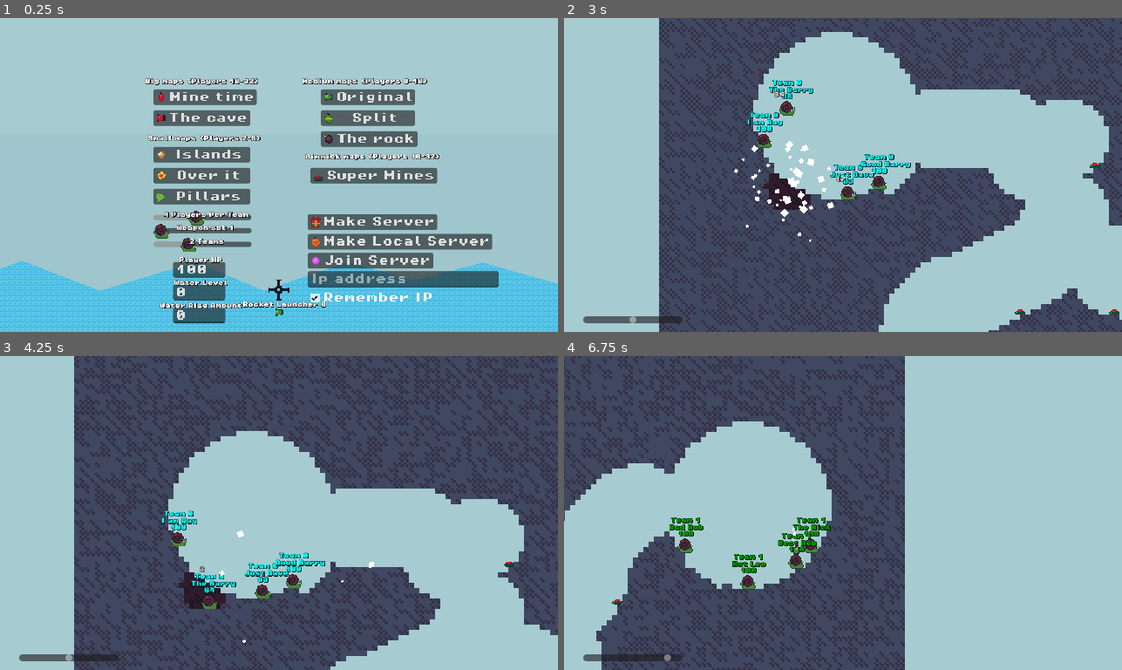
Above: before the commit, frames 1-4 (two rows, left to right).
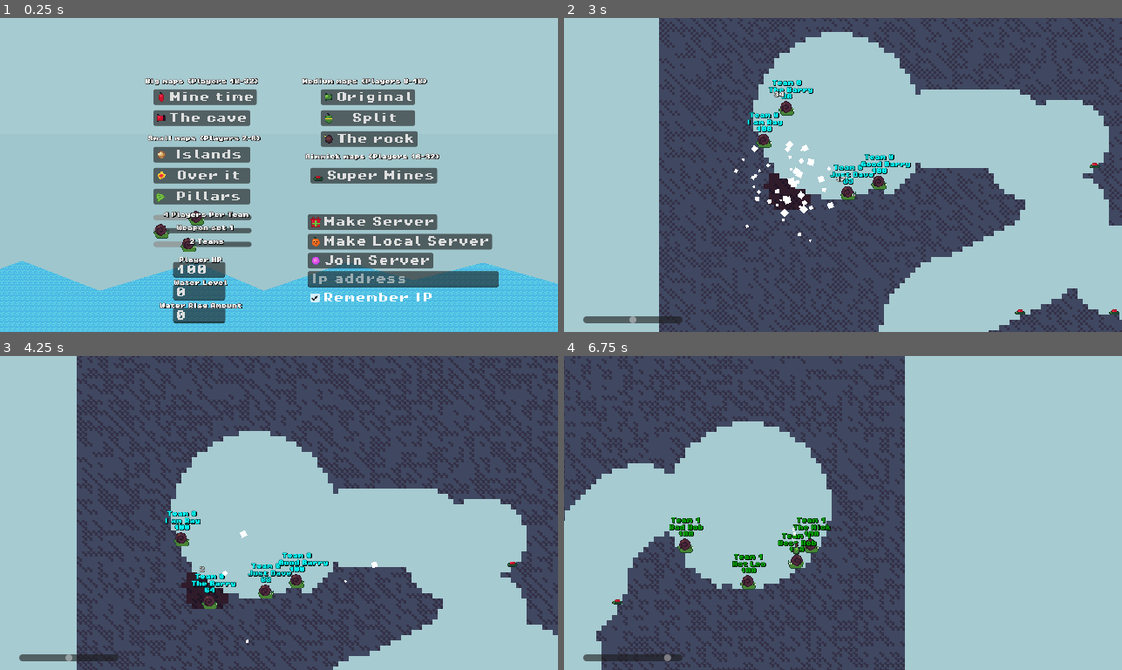
Above: after the commit, the same moments.

Repository: codingbanana21/Snail-Wars
Game: Godot game, scene res://scenes/main_menu.tscn
Same seed, same stepped clock (60 frames per second), same inputs: the game is played once before the commit and once after it.
Inputs (mouse positions are in pixels of both pictures, inside the frame that each line leads up to):
- Up to frame 1 (0.25 s): no input
- Up to frame 2 (3 s): click (965, 278) at 0.52 s; type "12" at 0.6 s; click "Mine time" at 1.25 s; tap Enter (skip) at 2 s; move the mouse to (965, 159) at 2.02 s; press the mouse at (965, 159) at 2.03 s; hold D (right) from 2.03 s (still down); tap W (jump) at 2.27 s; tap Mouse wheel down (last_weapon) at 2.3, 2.85 s; move the mouse to (731, 190) at 2.77 s; release the mouse at (731, 190) at 2.78 s
- Up to frame 3 (4.25 s): tap W (jump) at 3.02 s; click (167, 528) at 3.05 s; move the mouse to (334, 443) at 3.52 s; release D (right) at 3.53 s; press the mouse at (334, 443) at 3.53 s; hold A (left) from 3.53 s (still down); tap Mouse wheel down (last_weapon) at 3.8 s
- Up to frame 4 (6.75 s): move the mouse to (815, 575) at 4.27 s; release A (left) at 4.28 s; release the mouse at (815, 575) at 4.28 s; hold D (right) 4.28-5.78 s; tap Mouse wheel down (last_weapon) at 4.35, 5.3 s; tap W (jump) at 4.52, 5.27, 6.02 s; click (815, 575) at 4.55 s; move the mouse to (1010, 560) at 5.02 s; right-click (1010, 560) at 5.1 s; move the mouse to (798, 509) at 5.77 s; hold S (back_jump) 5.78-6.53 s; tap Mouse wheel up (next_weapon) at 5.85 s; click (798, 509) at 6.05 s; move the mouse to (848, 513) at 6.52 s; press the mouse at (848, 513) at 6.53 s; hold D (right) from 6.53 s (still down)

The runs differ from the first frame. In frame 1, 0.3% of the frame differs, in the area x 33-59%, y 63-95%; in frame 2, 0.1%; in frame 3, 30%, in the area x 13-100%, y 0-100%; in frame 4, less than 0.1%.

Commit message:
Comments, code clean up and bug fixs

Diff:
--- a/scenes/player.tscn
+++ b/scenes/player.tscn
@@ -87,9 +87,13 @@
 texture_progress = ExtResource("6_tuyoq")
 tint_progress = Color(1, 1, 0, 1)
 
-[node name="Arrow" type="Sprite2D" parent="." unique_id=1626282355]
+[node name="TurnArrow" type="Sprite2D" parent="." unique_id=1626282355]
 visible = false
 texture = ExtResource("5_qlg0r")
+
+[node name="NextPlayerTimer" type="Timer" parent="." unique_id=968713583]
+wait_time = 2.0
+one_shot = true
 
 [node name="Ooff" type="AudioStreamPlayer" parent="." unique_id=523737660]
 stream = ExtResource("6_fjrip")
@@ -113,8 +117,4 @@
 [node name="Bomb" type="AudioStreamPlayer" parent="." unique_id=669141404]
 stream = ExtResource("9_ur7pv")
 
-[node name="NextPlayerTimer" type="Timer" parent="." unique_id=968713583]
-wait_time = 2.0
-one_shot = true
-
 [connection signal="timeout" from="NextPlayerTimer" to="." method="_on_next_player_timer_timeout"]
--- a/scripts/Globals.gd
+++ b/scripts/Globals.gd
@@ -2,20 +2,22 @@
 
 const WEAPONS: Array[String] = ["rocket","grenade","drill","bomb","air_strike","drill_strike","tnt","bullet","teleporta","pumkin_grenade","present","cake_tnt","leaf"]
 const WEAPONS_NAMES: Array[String] = ["Rocket Launcher","Grenade","Drill Rocket","Bomb","Air Strike","Drill Strike","TNT","Gun","Teleporta","Pumkin Grenade","Present Strike","Cake TNT","Healing Leaf"]
-
 const SAVE_PATH = "user://Save.tres"
 const GAME_VERSION: float = 0.4
 
+#save data
 var save_data: SaveDataResource = SaveDataResource.new()
-
 var save_version: float
 var saved_ip_address: String
 var high_fps_mode: bool = false
 
+#teams
 var teams_turns: Array[int]
 var team_turn: int = -1
 var players_in_team: int
 var number_of_teams: int
+
+#settings
 var player_hp: int
 var water_level: int
 var water_rise: int
--- a/scripts/Mouse.gd
+++ b/scripts/Mouse.gd
@@ -8,9 +8,13 @@
 var moving: bool = false
 var can_move: bool = false
 var shake_amount: float = 0.0
-var weapon_left: int
+var weapon_amount: int
 var weapon: int
 var ecs_mode: int = 0
+
+
+func _ready() -> void:
+	hide()
 
 
 func _process(_delta: float) -> void:
@@ -21,8 +25,8 @@
 	else:
 		weapon_image.texture = load("res://assets/images/rocket.png")
 
-	if weapon_left >= 0:
-		weapon_label.text = Globals.WEAPONS_NAMES[weapon]+" "+str(weapon_left)
+	if weapon_amount >= 0:
+		weapon_label.text = Globals.WEAPONS_NAMES[weapon]+" "+str(weapon_amount)
 	else:
 		weapon_label.text = Globals.WEAPONS_NAMES[weapon]
 
@@ -43,14 +47,14 @@
 
 func _input(event: InputEvent) -> void:
 	if !Input.is_action_pressed("attack") and event is InputEventMouseMotion and can_move:
+		moving = true
 		global_position += event.relative
-		moving = true
 	else:
+		moving = false
 		if Input.is_action_just_pressed("mouse_lock"):
 			ecs_mode = 0
 			Input.set_mouse_mode(Input.MOUSE_MODE_CAPTURED)
 			show()
-		moving = false
 
 
 @rpc("any_peer","reliable","call_local")
--- a/scripts/menu.gd
+++ b/scripts/menu.gd
@@ -6,6 +6,7 @@
 @onready var ip: LineEdit = %IP
 @onready var ip_check_box: CheckBox = %IPCheckBox
 
+#map settings
 @onready var per_team_h_slider: HSlider = %PerTeamHSlider
 @onready var per_team_label: Label = %PerTeamLabel
 @onready var weapons_h_slider: HSlider = %WeaponsHSlider
@@ -65,6 +66,7 @@
 		Globals.water_level = inputs["water_level"]
 		Globals.water_rise = inputs["water_rise"]
 
+	#team weapon sets
 	if teams_weapons == 1:
 		Globals.teams_weapons = [[-1,-1,2,3,1,1,1,3,2,1,1,1,1]]
 	elif teams_weapons == 2:
@@ -76,7 +78,6 @@
 
 	for i in range(Globals.number_of_teams -1):
 		Globals.teams_weapons.append([])
-
 		for k in range(len(Globals.teams_weapons[0])):
 			Globals.teams_weapons[i+1].append(Globals.teams_weapons[0][k])
 
@@ -91,12 +92,42 @@
 		add_child(map_file)
 
 
-func _on_local_server_pressed() -> void:
-	make_server(IP.get_local_addresses()[1])
-
-
-func _on_online_server_pressed() -> void:
-	make_server(upnp_setup(SERVER_PORT))
+func _on_client_pressed() -> void:
+	var ip_address = ip.text.strip_edges()
+
+	if ip_check_box.button_pressed:
+		Globals.saved_ip_address = ip_address
+
+	Globals.save_game()
+
+	if ip_address == "":
+		ip_address = "localhost"
+
+	if !ip_address.is_valid_ip_address() and !ip_address == "localhost":
+		push_error("IP address is invalid ", ip_address)
+		return
+
+	var new_peer = ENetMultiplayerPeer.new()
+	var cerr = new_peer.create_client(ip_address, SERVER_PORT)
+
+	if cerr != OK:
+		push_error("create_client failed: ", cerr)
+		return
+
+	if !multiplayer.connected_to_server.is_connected(_on_connected):
+		multiplayer.connected_to_server.connect(_on_connected)
+		multiplayer.connection_failed.connect(_on_connection_failed)
+
+	peer = new_peer
+	multiplayer.multiplayer_peer = new_peer
+	print("trying to connect to ", ip_address)
+
+	await get_tree().create_timer(CONNECT_TIMEOUT).timeout
+	if new_peer.get_connection_status() == MultiplayerPeer.CONNECTION_CONNECTING:
+		push_error("Connection timed out after %d seconds" % CONNECT_TIMEOUT)
+		new_peer.close()
+		if multiplayer.multiplayer_peer == new_peer:
+			multiplayer.multiplayer_peer = null
 
 
 func make_server(ip_address):
@@ -154,44 +185,6 @@
 	return addr
 
 
-func _on_client_pressed() -> void:
-	var ip_address = ip.text.strip_edges()
-
-	if ip_check_box.button_pressed:
-		Globals.saved_ip_address = ip_address
-
-	Globals.save_game()
-
-	if ip_address == "":
-		ip_address = "localhost"
-
-	if !ip_address.is_valid_ip_address() and !ip_address == "localhost":
-		push_error("IP address is invalid ", ip_address)
-		return
-
-	var new_peer = ENetMultiplayerPeer.new()
-	var cerr = new_peer.create_client(ip_address, SERVER_PORT)
-
-	if cerr != OK:
-		push_error("create_client failed: ", cerr)
-		return
-
-	if !multiplayer.connected_to_server.is_connected(_on_connected):
-		multiplayer.connected_to_server.connect(_on_connected)
-		multiplayer.connection_failed.connect(_on_connection_failed)
-
-	peer = new_peer
-	multiplayer.multiplayer_peer = new_peer
-	print("trying to connect to ", ip_address)
-
-	await get_tree().create_timer(CONNECT_TIMEOUT).timeout
-	if new_peer.get_connection_status() == MultiplayerPeer.CONNECTION_CONNECTING:
-		push_error("Connection timed out after %d seconds" % CONNECT_TIMEOUT)
-		new_peer.close()
-		if multiplayer.multiplayer_peer == new_peer:
-			multiplayer.multiplayer_peer = null
-
-
 func _on_connected() -> void:
 	print("connected")
 
@@ -205,5 +198,13 @@
 		upnp.delete_port_mapping(SERVER_PORT, "UDP")
 
 
+func _on_local_server_pressed() -> void:
+	make_server(IP.get_local_addresses()[1])
+
+
+func _on_online_server_pressed() -> void:
+	make_server(upnp_setup(SERVER_PORT))
+
+
 func _on_map_button_make_map(map: Variant) -> void:
 	make_map({"multiplayer":false,"map":map})
--- a/scripts/player.gd
+++ b/scripts/player.gd
@@ -7,13 +7,15 @@
 @onready var team_label: Label = $TeamLabel
 @onready var hp_label: Label = $HpLabel
 @onready var shot_bar: TextureProgressBar = $ShotBar
-@onready var arrow: Sprite2D = $Arrow
+@onready var turn_arrow: Sprite2D = $TurnArrow
+@onready var next_player_timer: Timer = $NextPlayerTimer
+
+#sound effects
 @onready var ooff: AudioStreamPlayer = $Ooff
 @onready var ooff_2: AudioStreamPlayer = $Ooff2
 @onready var looser: AudioStreamPlayer = $Looser
 @onready var impressive: AudioStreamPlayer = $Impressive
 @onready var bomb: AudioStreamPlayer = $Bomb
-@onready var next_player_timer: Timer = $NextPlayerTimer
 
 @export var player_number: int = 0
 @export var team_number: int = 0
@@ -43,7 +45,6 @@
 
 func _ready() -> void:
 	multiplayer_spawner.spawn_function = shot_projectile
-
 	hp = Globals.player_hp
 	hp_label.text = str(hp)
 	name_label.text = NAMES2[rng.randi_range(0, NAMES2.size() - 1)] +" "+ NAMES[rng.randi_range(0, NAMES.size() - 1)]
@@ -56,11 +57,6 @@
 func _process(delta: float) -> void:
 	if !is_multiplayer_authority(): return
 
-	if velocity.x < 0:
-		snail.flip_h = true
-	elif velocity.x > 0:
-		snail.flip_h = false
-
 	# skip dead player
 	if (dead or global_position.y >= Globals.water_level) and player_turn_part != 0:
 		player_turn_part = 0
@@ -69,61 +65,61 @@
 		return
 
 	if player_turn_part == 0 or player_turn_part == 4:
-		arrow.hide()
+		turn_arrow.hide()
 		return
+
+	turn_arrow.show()
+	turn_arrow.position.y = sin(Engine.get_physics_frames() / 5.0) * 3.0 - 16.0
+
+	if (global_position > Mouse.global_position and Mouse.moving) or velocity.x < 0:
+		snail.flip_h = true
+	elif Mouse.moving or velocity.x > 0:
+		snail.flip_h = false
 
 	if Input.is_action_just_pressed("skip"):
 		player_turn_part = 4
 		next_player_timer.start(0.1)
 
-	arrow.show()
-	arrow.position.y = sin(Engine.get_physics_frames() / 5.0) * 3.0 - 16.0
-
 	if player_turn_part == 1:
-		if Input.is_action_pressed("attack"):
+		if Input.is_action_pressed("attack") and Globals.teams_weapons[team_number][weapon] != 0:
 			shot_bar.rotation = global_position.angle_to_point(Mouse.global_position)
 			shot_bar.value = projectile_speed
 			projectile_speed += 8.0 * delta
 		else:
-			if global_position > Mouse.global_position and Mouse.moving:
-				snail.flip_h = true
-			elif Mouse.moving:
-				snail.flip_h = false
-
 			if Input.is_action_just_pressed("next_weapon"):
 				weapon += 1
-
-			if Input.is_action_just_pressed("last_weapon"):
+			elif Input.is_action_just_pressed("last_weapon"):
 				weapon -= 1
 				if weapon < 0:
 					weapon = 12
 
 			weapon %= 13
-			Mouse.weapon_left = Globals.teams_weapons[team_number][weapon]
+			Mouse.weapon_amount = Globals.teams_weapons[team_number][weapon]
 			Mouse.weapon = weapon
 
 		if (Input.is_action_just_released("attack") or projectile_speed >= 10.0) and Globals.teams_weapons[team_number][weapon] != 0:
-			Input.action_release("attack")
 			multiplayer_spawner.spawn({
 				"id": id,
 				"global_position": global_position,
 				"projectile": "res://projectiles/" + Globals.WEAPONS[weapon] + ".tscn"
 			})
 
+			Input.action_release("attack")
 			Globals.teams_weapons[team_number][weapon] -= 1
+			projectile_speed = 0.0
 			player_turn_part = 2
-			projectile_speed = 0.0
 			shot_bar.value = 0
 			Mouse.hide()
 
 
+
 func _physics_process(delta: float) -> void:
 	if !is_multiplayer_authority(): return
 
-	if velocity.y < 2500.0:
+	if velocity.y <= 2500.0:
 		velocity.y += PLAYER_GRAVITY
 
-	if (player_turn_part != 0) and !Input.is_action_pressed("attack"):
+	if player_turn_part != 0 and player_turn_part != 4 and !Input.is_action_pressed("attack"):
 		if is_on_floor():
 			dir = Input.get_axis("left", "right")
 			velocity.x += dir * SPEED
@@ -147,7 +143,7 @@
 		Mouse.global_position += velocity * delta
 
 	if is_on_floor():
-		if temp_velocity.y > 750:
+		if temp_velocity.y >= 750:
 			var fall_damage = (temp_velocity.y - 750) / 50.0
 			hit(fall_damage)
 
@@ -162,6 +158,7 @@
 		"global_position":Vector2.ZERO,
 		"projectile":"res://projectiles/rocket.tscn"
 		}):
+
 	var scene: PackedScene = load(inputs["projectile"])
 	var new_projectile: Projectile = scene.instantiate()
 
@@ -169,7 +166,6 @@
 	new_projectile.global_position = inputs["global_position"]
 	new_projectile.look_at(Mouse.global_position)
 	new_projectile.speed *= int(projectile_speed)
-
 	return new_projectile
 
 
@@ -177,8 +173,8 @@
 func hit(hurt_damage: int, knockback: Vector2 = Vector2.ZERO):
 	hp -= hurt_damage
 	velocity += knockback
+
 	hp_label.text = str(hp)
-
 	var hit_text: Label = load("res://scenes/hit_text.tscn").instantiate()
 	hit_text.text = str(hurt_damage)
 	add_child(hit_text)
@@ -204,8 +200,8 @@
 @rpc("any_peer","reliable","call_local")
 func heal(heal_amount: int):
 	hp += heal_amount
+
 	hp_label.text = str(hp)
-
 	var hit_text: Label = load("res://scenes/hit_text.tscn").instantiate()
 	hit_text.text = "+" + str(heal_amount)
 	add_child(hit_text)
@@ -220,17 +216,18 @@
 
 @rpc("any_peer", "call_local", "reliable")
 func next_player(teams_turns, team_turn):
+	#remove particles
 	for child: Node in get_children():
 		if child is GPUParticles2D:
 			child.queue_free()
 
 	if hp < 1 and !dead and is_multiplayer_authority():
+		die.rpc()
 		multiplayer_spawner.spawn({
 			"id": id,
 			"global_position": global_position,
 			"projectile": "res://projectiles/snail.tscn"
 		})
-		die.rpc()
 
 	if teams_turns[team_turn] == player_number and team_number == team_turn:
 		player_turn_part = 1
--- a/scripts/projectile.gd
+++ b/scripts/projectile.gd
@@ -7,6 +7,7 @@
 @onready var explosion_timer: Timer = $ExplosionTimer
 @onready var hit_timer: Timer = $HitTimer
 
+#projectile stats
 @export var damage: int = 45
 @export var size: int = 5
 @export var knockback: int = 50
@@ -50,7 +51,7 @@
 	if min_speed > speed:
 		speed = min_speed
 
-	#spawn type
+	#spawn type normal or strike
 	if spawn_at_mouse:
 		global_position.x = Mouse.global_position.x
 		global_position.y = -2148.0
@@ -66,39 +67,35 @@
 	if global_position.y >= Globals.water_level:
 		explode(true)
 		return
-
-	if len(detect_box.get_overlapping_bodies()) + len(detect_box.get_overlapping_areas()) >= bodys_needed:
+	elif len(detect_box.get_overlapping_bodies()) + len(detect_box.get_overlapping_areas()) >= bodys_needed:
 		explode()
 
-	if !hit_timer.is_stopped():
-		return
+	if !hit_timer.is_stopped(): return
 
 	if players_projectile:
 		Mouse.global_position = global_position
 
+	velocity.y += gravity * delta
 	if effect_by_wind:
 		velocity.x += Globals.wind * 16 * delta
 
-	velocity.y += gravity * delta
 	rotation = velocity.angle()
 
 	var temp_velocity: Vector2 = velocity
 	move_and_slide()
 
-	if is_on_floor() and bounce:
-		velocity.x = temp_velocity.x * 0.95
-		velocity.y = temp_velocity.y * -0.6
+	if bounce:
+		if is_on_floor():
+			velocity.x = temp_velocity.x * 0.95
+			velocity.y = temp_velocity.y * -0.6
 
-	if is_on_wall() and bounce:
-		velocity.x = temp_velocity.x * -0.6
-		velocity.y = temp_velocity.y * 0.95
+		if is_on_wall():
+			velocity.x = temp_velocity.x * -0.6
+			velocity.y = temp_velocity.y * 0.95
 
 
 func explode(end_explode: bool = false):
-	if !is_multiplayer_authority(): return
-
-	if !hit_timer.is_stopped():
-		return
+	if !is_multiplayer_authority() or !hit_timer.is_stopped(): return
 
 	if hit_stun_time > 0:
 		hit_timer.start(hit_stun_time)
@@ -119,16 +116,17 @@
 		end_explode = true
 		queue_free()
 
+		#if the projectile is a players end player turn
 		if end_player_turn and players_projectile and parent.player_turn_part != 0:
 			parent.next_player_timer.start()
 			parent.player_turn_part = 3
 			Mouse.global_position = parent.global_position
 
-	# destroy map
+	#get map and explode it
 	for map in get_tree().get_nodes_in_group("Map"):
 		map.explode_tile.rpc(global_position, size)
 
-	# hit players
+	#hit players
 	for player: Player in get_tree().get_nodes_in_group("Player"):
 		var dis_to: float = global_position.distance_to(player.global_position)
 		if dis_to < (8.0 * size) + 8.0:
@@ -139,10 +137,10 @@
 				parent.heal.rpc(int(life_steel * hit_power))
 
 	if players_projectile:
+		parent.bomb.play()
+
 		if teleports_player:
 			parent.global_position = global_position
-
-		parent.bomb.play()
 
 		if !Globals.high_fps_mode:
 			var hit_particle: GPUParticles2D = load("res://scenes/hit_particle.tscn").instantiate()
@@ -154,5 +152,4 @@
 
 func _on_explosion_timer_timeout() -> void:
 	if !is_multiplayer_authority(): return
-
 	explode(true)
